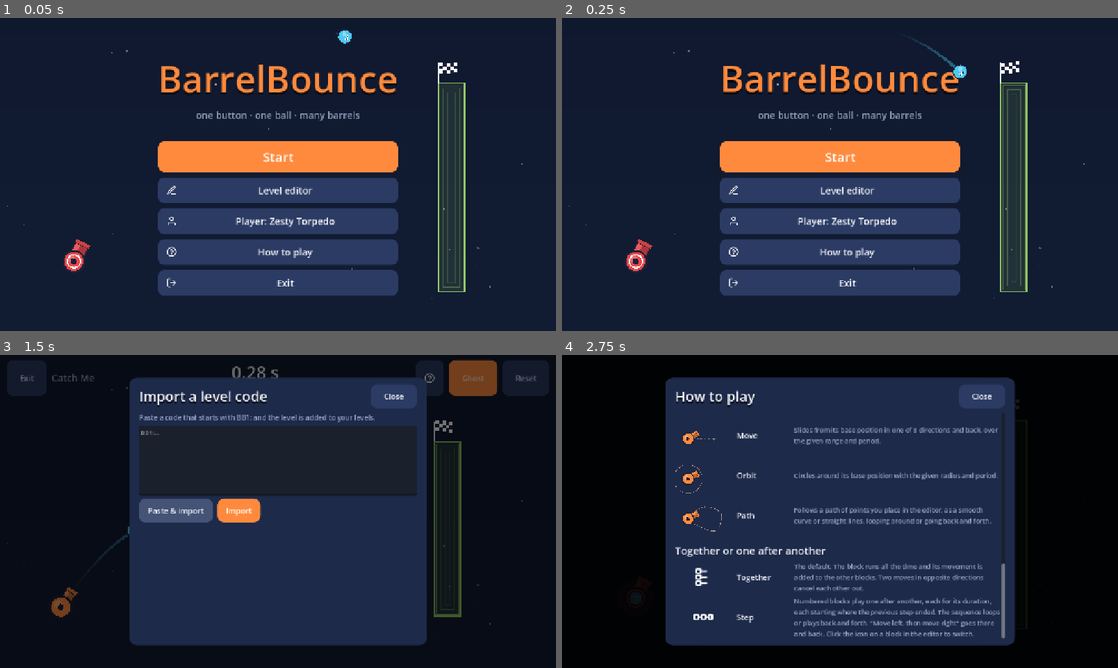
Above: before the commit, frames 1-4 (two rows, left to right).
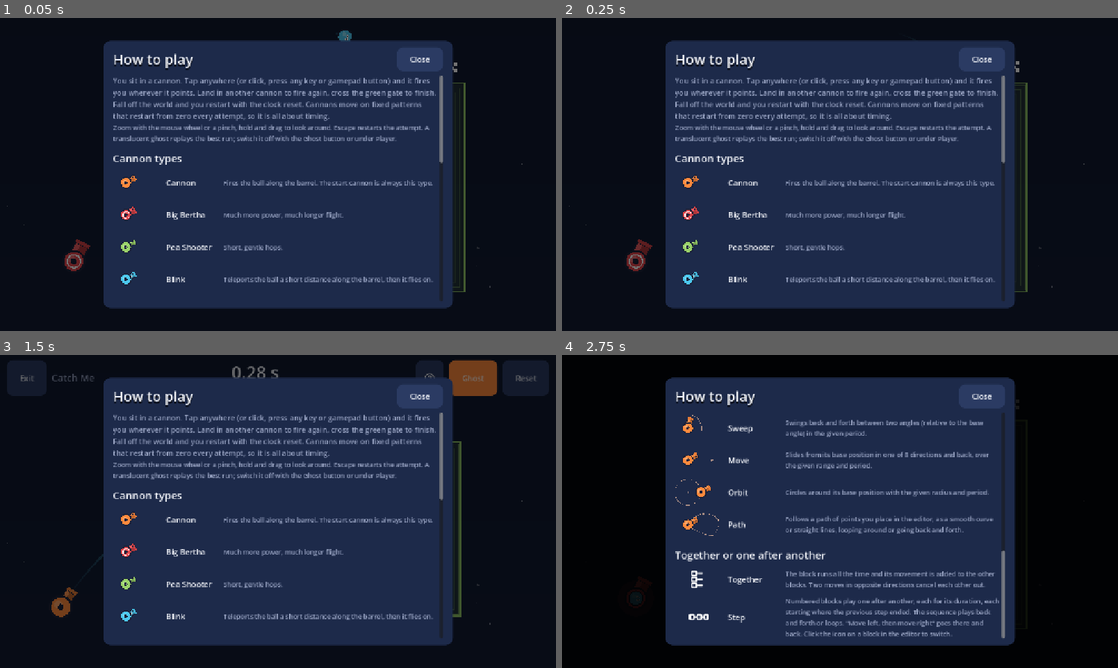
Above: after the commit, the same moments.

Repository: incredibleLeitman/BarrelBounce
Game: Godot game, scene res://tools/screenshots.tscn
Two runs of this game, one before a commit and one after it. Both use one fixed random seed, a clock stepped at 60 frames per second and the inputs below. This scene is started directly instead of the project's main scene.
Inputs (mouse positions are in pixels of both pictures, inside the frame that each line leads up to):
- Up to frame 1 (0.05 s): no input
- Up to frame 2 (0.25 s): no input
- Up to frame 3 (1.5 s): click "Import code" at 0.5 s; click (177, 511) at 1.25 s, where only the run before the commit has a clickable "Paste & import"
- Up to frame 4 (2.75 s): click "Done" at 2 s

The runs differ from the first frame. In frame 1, 91% of the frame differs, in the area x 0-100%, y 0-100%; in frame 2, 91%; in frame 3, 23%; in frame 4, 7.6%.

Commit message:
Help dialog polish, first-start help, editor defaults, coloured ghosts
- Help: compact rows with aligned figures drawn at their tick-0 pose
  (rotate ring, orbit circle with centre dot), no pixel numbers.
- The rules open once on first start.
- Editor: new sequences default to back & forth, grid off by default
  behind a grid icon, sequence mode on its own row so the inspector
  never overflows.
- Ghosts wear their player's colour; other players' ghosts are fainter.

Co-Authored-By: Claude Fable 5.1 <noreply@anthropic.com>
Claude-Session: https://claude.ai/code/session_01P1Bjp7HghSrjiHKHQrjXiS

Diff:
--- /dev/null
+++ b/assets/icons/grid.svg
@@ -0,0 +1 @@
+<svg xmlns="http://www.w3.org/2000/svg" width="24" height="24" viewBox="0 0 24 24" fill="none" stroke="#ffffff" stroke-width="2" stroke-linecap="round" stroke-linejoin="round"><rect x="3" y="3" width="18" height="18" rx="2"/><path d="M3 9h18"/><path d="M3 15h18"/><path d="M9 3v18"/><path d="M15 3v18"/></svg>
--- a/scripts/editor.gd
+++ b/scripts/editor.gd
@@ -129,15 +129,14 @@
 	help.pressed.connect(func(): HelpDialog.show(root))
 	top.add_child(help)
 
-	grid_button = UI.small_button("  Grid  ")
+	grid_button = UI.icon_button("", "grid")
 	grid_button.toggle_mode = true
-	grid_button.button_pressed = true
+	grid_button.button_pressed = false
+	grid_button.tooltip_text = "Show the alignment grid"
 	grid_button.toggled.connect(func(on):
 		view.backdrop.show_grid = on
 		view.backdrop.queue_redraw())
 	top.add_child(grid_button)
-	view.backdrop.show_grid = true
-	view.backdrop.queue_redraw()
 
 	select_button = UI.icon_button("", "select")
 	select_button.toggle_mode = true
@@ -359,21 +358,6 @@
 	inspector_box.add_child(bh)
 	bh.add_child(UI.label("Movement", 20))
 	bh.add_child(UI.hspacer_expand())
-	# Sequence mode, shown once the cannon has at least one step.
-	var has_step := false
-	for c in cannons:
-		for blk in c["behaviors"]:
-			if bool(blk.get("seq", false)):
-				has_step = true
-	if has_step:
-		var pingpong := str(cannons[0].get("seq_mode", "loop")) == "pingpong"
-		var mode_btn := UI.small_button("  Back & forth  " if pingpong else "  Loop  ")
-		mode_btn.tooltip_text = "How the sequence repeats: restart from step 1, or play it forwards and then backwards"
-		mode_btn.pressed.connect(func():
-			for c in cannons:
-				c["seq_mode"] = "loop" if pingpong else "pingpong"
-			_structure_changed())
-		bh.add_child(mode_btn)
 	var add_opt := OptionButton.new()
 	add_opt.custom_minimum_size.y = 40
 	add_opt.add_item("+ Add…", 0)
@@ -397,6 +381,21 @@
 			c["behaviors"].append(b)
 		_structure_changed())
 	bh.add_child(add_opt)
+	# Sequence mode on its own row (the header must stay narrower than the inspector).
+	var has_step := false
+	for c in cannons:
+		for blk in c["behaviors"]:
+			if bool(blk.get("seq", false)):
+				has_step = true
+	if has_step:
+		var pingpong := str(cannons[0].get("seq_mode", "loop")) == "pingpong"
+		var mode_btn := UI.small_button("Sequence: back & forth" if pingpong else "Sequence: loop")
+		mode_btn.tooltip_text = "How the sequence repeats: play it forwards and then backwards, or restart from step 1"
+		mode_btn.pressed.connect(func():
+			for c in cannons:
+				c["seq_mode"] = "loop" if pingpong else "pingpong"
+			_structure_changed())
+		inspector_box.add_child(mode_btn)
 
 	# Behaviour rows are editable for the whole selection only when every cannon has the
 	# same list; otherwise the lists cannot be lined up and we offer a reset instead.
@@ -464,6 +463,8 @@
 			blk["seq"] = not is_step
 			if not is_step and not blk.has("duration"):
 				blk["duration"] = Simulation.default_duration(blk)
+			if not c.has("seq_mode"):
+				c["seq_mode"] = "pingpong"   # new sequences play back and forth by default
 		_structure_changed())
 	head.add_child(mode)
 	if is_step:
--- a/scripts/game_state.gd
+++ b/scripts/game_state.gd
@@ -162,6 +162,15 @@
 	return Color(str(profile.get("color", PLAYER_COLORS[0])))
 
 
+func help_seen() -> bool:
+	return bool(profile.get("help_seen", false))
+
+
+func mark_help_seen() -> void:
+	profile["help_seen"] = true
+	set_profile(str(profile["name"]), str(profile["color"]))
+
+
 func ghost_enabled() -> bool:
 	return bool(profile.get("ghost", true))
 
@@ -247,7 +256,8 @@
 	var best := best_entry(str(level.get("id", "")), rev)
 	if best.is_empty():
 		return {}
-	return {"rev": rev, "ticks": best["ticks"], "taps": best.get("taps", []), "player": best.get("player", player_name())}
+	return {"rev": rev, "ticks": best["ticks"], "taps": best.get("taps", []), "player": best.get("player", player_name()),
+		"player_id": best.get("player_id", player_id()), "color": best.get("color", str(profile.get("color", PLAYER_COLORS[0])))}
 
 
 ## The level creator's proof run for the current revision, or {}.
@@ -277,7 +287,8 @@
 		level.erase("verified")
 	else:
 		level["verified"] = {"rev": rev, "ticks": best["ticks"], "taps": best.get("taps", []),
-			"player": best.get("player", player_name()), "player_id": best.get("player_id", player_id())}
+			"player": best.get("player", player_name()), "player_id": best.get("player_id", player_id()),
+			"color": best.get("color", str(profile.get("color", PLAYER_COLORS[0])))}
 	var f := FileAccess.open(USER_DIR + str(level["id"]) + ".json", FileAccess.WRITE)
 	if f == null:
 		push_error("Could not save level: " + str(FileAccess.get_open_error()))
@@ -380,7 +391,8 @@
 	var best := best_ticks(level_id, rev)
 	if best >= 0 and ticks >= best:
 		return false
-	scores[level_id] = {"rev": rev, "ticks": ticks, "taps": taps.duplicate(), "player": player_name(), "player_id": player_id()}
+	scores[level_id] = {"rev": rev, "ticks": ticks, "taps": taps.duplicate(), "player": player_name(),
+		"player_id": player_id(), "color": str(profile.get("color", PLAYER_COLORS[0]))}
 	_save_scores()
 	return true
 
--- a/scripts/help_dialog.gd
+++ b/scripts/help_dialog.gd
@@ -11,7 +11,7 @@
 	"path": "Follows a path of points you place in the editor, as a smooth curve or straight lines, looping around or going back and forth.",
 }
 
-## Demo behaviours for the figures (sized for a 0.55 scaled cannon in a 130 x 84 box).
+## Demo behaviours for the figures, in level units (the figure is drawn at half scale).
 const BEHAVIOR_FIGURES := {
 	"rotate": [{"type": "rotate", "speed": 90.0}],
 	"sweep": [{"type": "sweep", "from": -45.0, "to": 45.0, "period": 2.0}],
@@ -19,10 +19,14 @@
 	"orbit": [{"type": "orbit", "radius": 60.0, "period": 3.0}],
 	"path": [{"type": "path", "points": [[70.0, -50.0], [140.0, -20.0], [110.0, 50.0]], "period": 4.0, "smooth": true, "closed": true}],
 }
+const FIGURE_SIZE := Vector2(110, 70)
+const FIGURE_SCALE := 0.5
+const FIGURE_BASE := Vector2(60, 70)   # level units inside the figure
 
 
 static func show(parent: Control) -> VBoxContainer:
 	var body := UI.dialog(parent, "How to play", 760)
+	body.add_theme_constant_override("separation", 4)
 	var intro := UI.label("You sit in a cannon. Tap anywhere (or click, press any key or gamepad button) and it fires you " +
 		"wherever it points. Land in another cannon to fire again, cross the green gate to finish. " +
 		"Fall off the world and you restart with the clock reset. Cannons move on fixed patterns that " +
@@ -31,7 +35,7 @@
 	body.add_child(UI.label("Zoom with the mouse wheel or a pinch, hold and drag to look around. Escape restarts the attempt. " +
 		"A translucent ghost replays the best run; switch it off with the Ghost button or under Player.", 15, UI.MUTED, true))
 
-	body.add_child(UI.spacer(6))
+	body.add_child(UI.spacer(10))
 	body.add_child(UI.label("Cannon types", 24))
 	for key in Simulation.TYPE_ORDER:
 		var info: Dictionary = Simulation.TYPES[key]
@@ -40,43 +44,43 @@
 			extra = " The start cannon is always this type."
 		_row(body, _cannon_figure(key, []), info["label"], info["hint"] + extra)
 
-	body.add_child(UI.spacer(6))
+	body.add_child(UI.spacer(10))
 	body.add_child(UI.label("Movement (combine as many as you like)", 24))
 	for key in Simulation.BEHAVIOR_ORDER:
 		_row(body, _cannon_figure("normal", BEHAVIOR_FIGURES[key], true), Simulation.BEHAVIORS[key]["label"], BEHAVIOR_HELP[key])
 
-	body.add_child(UI.spacer(6))
+	body.add_child(UI.spacer(10))
 	body.add_child(UI.label("Together or one after another", 24))
 	_row(body, _icon_figure("par"), "Together",
-		"The default. The block runs all the time and its movement is added to the other blocks. " +
+		"The block runs all the time and its movement is added to the other blocks. " +
 		"Two moves in opposite directions cancel each other out.")
 	_row(body, _icon_figure("seq"), "Step",
 		"Numbered blocks play one after another, each for its duration, each starting where the previous " +
-		"step ended. The sequence loops or plays back and forth. \"Move left, then move right\" goes there and back. " +
+		"step ended. The sequence plays back and forth or loops. \"Move left, then move right\" goes there and back. " +
 		"Click the icon on a block in the editor to switch.")
 	return body
 
 
-## A cannon drawn exactly like in the game, optionally with its movement pattern.
+## A cannon drawn exactly like in the game at its tick-0 pose, optionally with its movement
+## pattern. The cannon node sits in a half-scale holder, so hints work as in the editor.
 static func _cannon_figure(type_key: String, behaviors: Array, with_hints: bool = false) -> Control:
 	var box := Control.new()
-	box.custom_minimum_size = Vector2(130, 84)
+	box.custom_minimum_size = FIGURE_SIZE
 	box.clip_contents = true
-	var pos := Vector2(30, 50) if with_hints else Vector2(65, 44)
-	# Hints are drawn around the stored base minus the node position: with base == position
-	# they sit on the cannon, which is the pose at tick 0 we want to show.
-	var data := {"x": pos.x, "y": pos.y, "angle": -30.0, "type": type_key, "behaviors": behaviors.duplicate(true)}
+	var holder := Node2D.new()
+	holder.scale = Vector2(FIGURE_SCALE, FIGURE_SCALE)
+	box.add_child(holder)
+	var data := {"x": FIGURE_BASE.x, "y": FIGURE_BASE.y, "angle": -30.0, "type": type_key, "behaviors": behaviors.duplicate(true)}
 	var node := CannonNode.new(data)
 	node.show_hints = with_hints
-	node.scale = Vector2(0.55, 0.55)
-	node.apply_state({"pos": pos, "angle": -30.0}, false)
-	box.add_child(node)
+	node.apply_state(Simulation.cannon_state_at(data, 0), false)
+	holder.add_child(node)
 	return box
 
 
 static func _icon_figure(icon_name: String) -> Control:
 	var box := CenterContainer.new()
-	box.custom_minimum_size = Vector2(130, 60)
+	box.custom_minimum_size = FIGURE_SIZE
 	var tex := TextureRect.new()
 	tex.texture = load("res://assets/icons/%s.svg" % icon_name)
 	tex.custom_minimum_size = Vector2(44, 44)
--- a/scripts/level.gd
+++ b/scripts/level.gd
@@ -188,16 +188,18 @@
 		var own := GameState.best_entry(str(level.get("id", "")), rev)
 		var creator_is_me := not creator.is_empty() and str(creator.get("player_id", "")) == GameState.player_id()
 		if not creator.is_empty() and not creator_is_me:
-			_add_ghost(creator, str(creator.get("player", "author")), Color.WHITE)
+			# The creator's ghost wears the creator's colour, fainter than your own.
+			var col := Color(str(creator.get("color", "#ffffff")))
+			_add_ghost(creator, str(creator.get("player", "author")), col, 0.6)
 		if not own.is_empty():
-			_add_ghost(own, "you", GameState.player_color())
+			_add_ghost(own, "you", GameState.player_color(), 1.0)
 	var binds: Array = []
 	for g in ghosts:
-		binds.append({"sim": g["sim"], "color": g["color"]})
+		binds.append({"sim": g["sim"], "color": g["color"], "strength": g["strength"]})
 	view.bind_ghosts(binds)
 
 
-func _add_ghost(entry: Dictionary, label: String, color: Color) -> void:
+func _add_ghost(entry: Dictionary, label: String, color: Color, strength: float) -> void:
 	var taps_list: Array = entry.get("taps", [])
 	if taps_list.is_empty():
 		return
@@ -207,7 +209,7 @@
 		tap_set[int(t)] = true
 		first = mini(first, int(t))
 	ghosts.append({"sim": Simulation.new(level.duplicate(true)), "taps": tap_set, "first_tap": first,
-		"label": label, "color": color, "ticks": int(entry.get("ticks", -1))})
+		"label": label, "color": color, "strength": strength, "ticks": int(entry.get("ticks", -1))})
 
 
 # ---------------------------------------------------------------- input
--- a/scripts/main_menu.gd
+++ b/scripts/main_menu.gd
@@ -90,6 +90,11 @@
 			UI.confirm(root, "Exit BarrelBounce?", "Your levels and best times are saved.", "Exit", func(): get_tree().quit()))
 		box.add_child(quit)
 
+	# First start: open the rules once.
+	if not GameState.help_seen():
+		GameState.mark_help_seen()
+		HelpDialog.show.call_deferred(root)
+
 	# Title bob
 	var tw := create_tween().set_loops()
 	tw.tween_property(t, "position:y", t.position.y - 6.0, 1.2).set_trans(Tween.TRANS_SINE)
--- a/scripts/simulation.gd
+++ b/scripts/simulation.gd
@@ -52,7 +52,7 @@
 		"hint": "Short, gentle hops."},
 	"dash": {"label": "Blink", "power": 650.0, "teleport": 210.0,
 		"color": Color("#4cc9f0"), "barrel": 20.0,
-		"hint": "Teleports the ball 210 px along the barrel, then it flies on."},
+		"hint": "Teleports the ball a short distance along the barrel, then it flies on."},
 	"double": {"label": "Hopper", "power": 950.0, "jumps": 1, "color": Color("#f6d55c"), "barrel": 22.0,
 		"hint": "Tap again in the air for one extra boost."},
 	"bubble": {"label": "Bubble", "power": 820.0, "gravity": 0.35, "color": Color("#c77dff"), "barrel": 22.0,
--- a/scripts/view/cannon_node.gd
+++ b/scripts/view/cannon_node.gd
@@ -157,7 +157,7 @@
 				var a1 := deg_to_rad(angle_base + float(b.get("to", 45.0)))
 				draw_arc(Vector2.ZERO, 62.0, minf(a0, a1), maxf(a0, a1), 24, hint, w + 1.0)
 			"rotate":
-				draw_arc(Vector2.ZERO, 62.0, 0.0, TAU, 48, Color(hint, hint.a * 0.6), w - 0.5)
+				draw_arc(Vector2.ZERO, 62.0, 0.0, TAU, 48, hint, w)
 			"path":
 				var line := Simulation.path_polyline(b)
 				var closed := bool(b.get("closed", true))
--- a/scripts/view/level_view.gd
+++ b/scripts/view/level_view.gd
@@ -103,6 +103,7 @@
 		var node := PlayerNode.new()
 		node.ghost = true
 		node.body_color = entry.get("color", Color.WHITE)
+		node.ghost_strength = float(entry.get("strength", 1.0))
 		node.z_index = 2
 		add_child(node)
 		move_child(node, player_node.get_index())
--- a/scripts/view/player_node.gd
+++ b/scripts/view/player_node.gd
@@ -9,6 +9,7 @@
 var body_color := Color("#ffd166")
 ## A ghost is the translucent replay of the best run: no face, no puffs, a faint trail.
 var ghost := false
+var ghost_strength := 1.0   # 1 = normal ghost, lower = fainter (other players' ghosts)
 var trail: PackedVector2Array = PackedVector2Array()
 var facing := 0.0
 var in_cannon := true
@@ -119,9 +120,10 @@
 	if dead:
 		return
 	var c := body_color
+	var k := ghost_strength
 	for i in range(1, trail.size()):
 		var a := float(i) / trail.size()
-		draw_line(trail[i - 1] - position, trail[i] - position, Color(c, a * 0.2), 2.0)
-	draw_circle(Vector2.ZERO, 15.0, Color(c, 0.16))
-	draw_arc(Vector2.ZERO, 15.0, 0.0, TAU, 24, Color(c, 0.6), 2.0)
-	draw_circle(Vector2(-4, -5), 4.0, Color(c, 0.2))
+		draw_line(trail[i - 1] - position, trail[i] - position, Color(c, a * 0.2 * k), 2.0)
+	draw_circle(Vector2.ZERO, 15.0, Color(c, 0.16 * k))
+	draw_arc(Vector2.ZERO, 15.0, 0.0, TAU, 24, Color(c, 0.6 * k), 2.0)
+	draw_circle(Vector2(-4, -5), 4.0, Color(c, 0.2 * k))
--- a/tools/smoke_test.gd
+++ b/tools/smoke_test.gd
@@ -229,9 +229,10 @@
 	check(editor.camera.position.x > before.x, "editor pans")
 	editor.camera.zoom_by(10.0, Vector2(400, 300))
 	check(editor.camera.zoom.x == 1.0, "editor zoom stops at the default view")
-	check(editor.view.backdrop.show_grid, "grid is on by default in the editor")
+	check(not editor.view.backdrop.show_grid, "grid is off by default in the editor")
+	editor.grid_button.button_pressed = true
+	check(editor.view.backdrop.show_grid, "grid button shows the grid")
 	editor.grid_button.button_pressed = false
-	check(not editor.view.backdrop.show_grid, "grid button hides the grid")
 	editor._save()
 	var saved := GameState.user_levels()
 	var found := false
